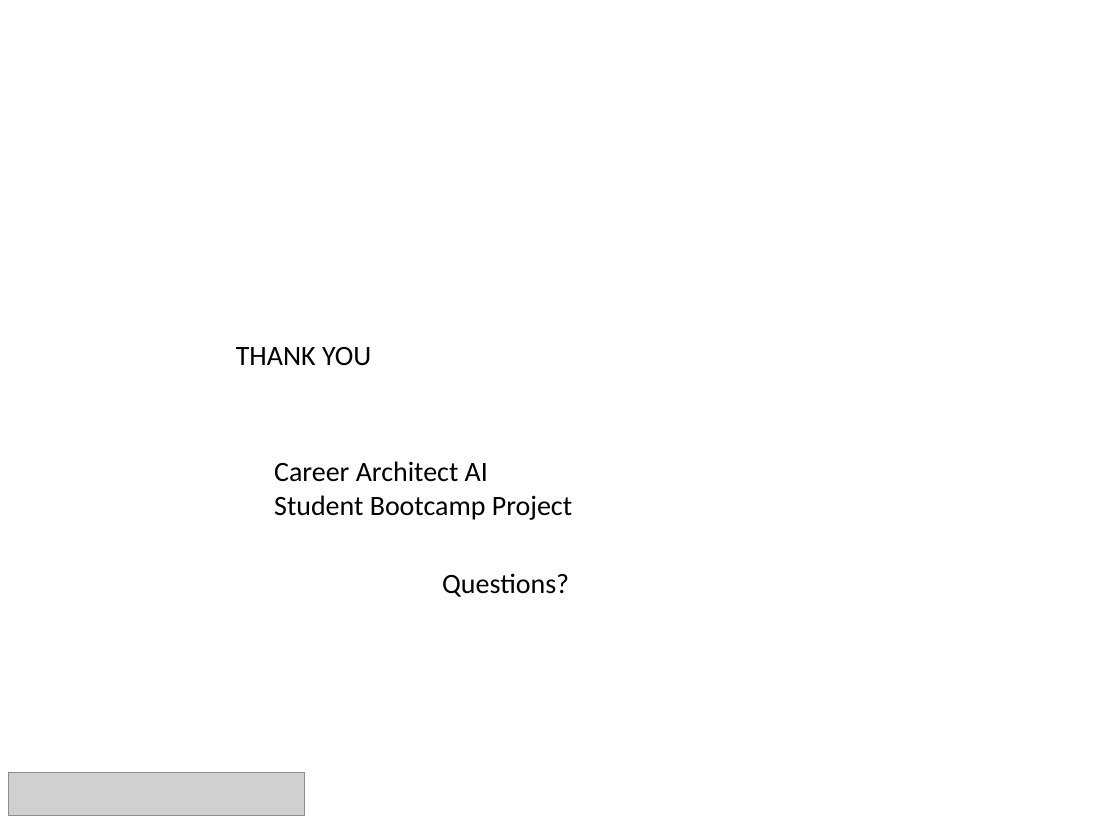
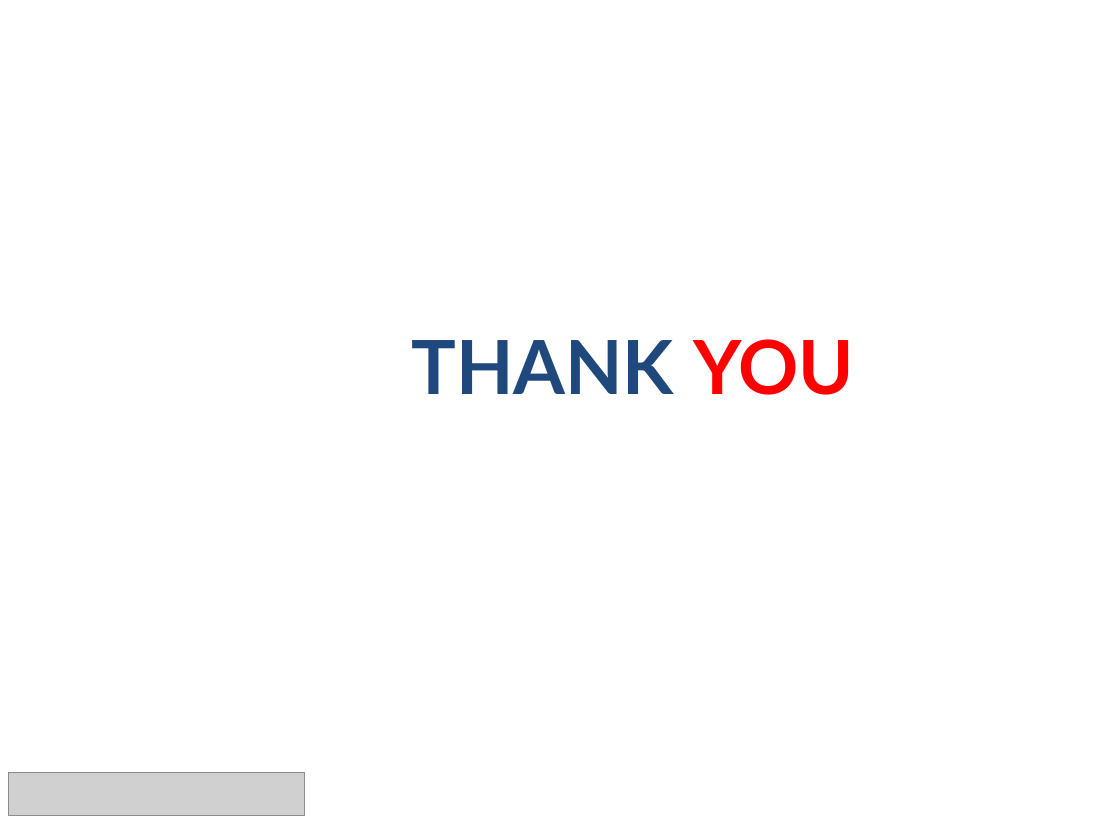
Before and after one commit to arnav199/Bootcamp-project, a slide deck: slide 15 of Career_Architect_AI_Bootcamp_Presentation.pptx. Drawn at 1120x840 pixels with LibreOffice and Linux fonts; fonts in the diff are those of the drawing; grey boxes stand for pictures; background and template pictures are left out. Boxes give left, top, right and bottom in pixels: in the first picture for what was removed or moved away, otherwise in the second. Text is boxed around its words. In the diff, an @@ line names an element or a change of style, - is before the commit and + after.

```diff
--- a/Career_Architect_AI_Bootcamp_Presentation.pptx
+++ b/Career_Architect_AI_Bootcamp_Presentation.pptx
@@ text "THANK YOU": place and size @@
-text "THANK YOU" at (236, 347, 371, 366)
+text "THANK YOU" at (411, 339, 854, 395)
@@ text "THANK YOU" at (411, 339, 854, 395): size 18 to 48 pt, font Calibri to Lato, bold on; text colour #000000 to #1F497D in "THANK"; text colour #000000 to #FF0000 in "YOU"; alignment left to justified @@
@@ text removed at (274, 461, 572, 520) @@
-Career Architect AI
-Student Bootcamp Project
@@ text removed at (442, 573, 569, 597) @@
-Questions?
```
Also in this commit, not shown: 3 other slides changed, 2 other files.
